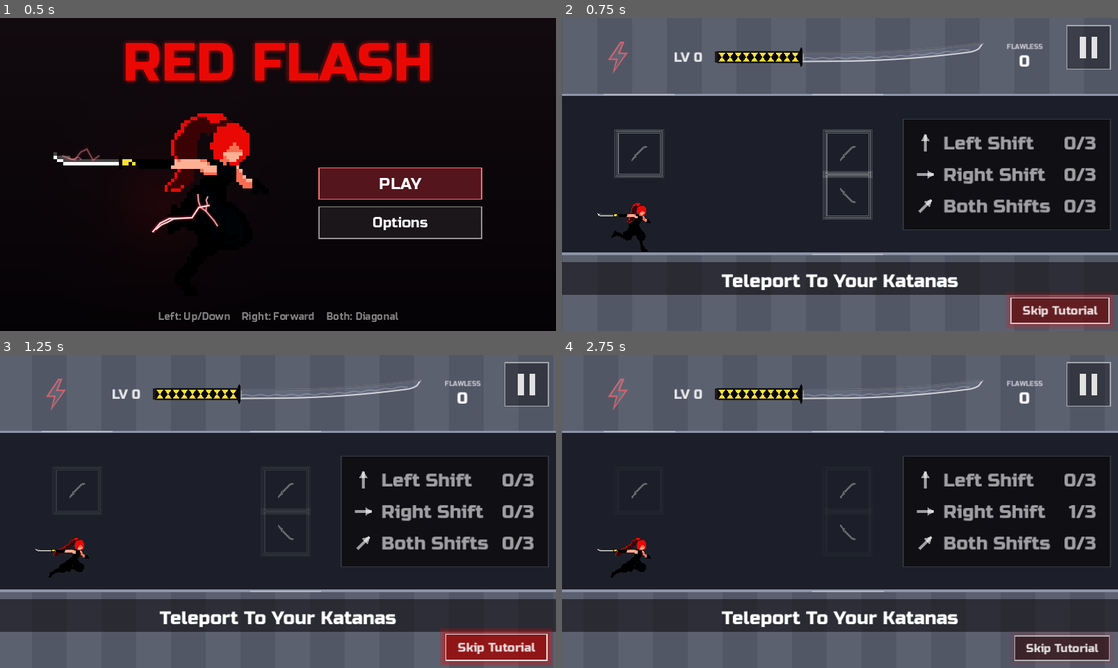
Above: before the commit, frames 1-4 (two rows, left to right).
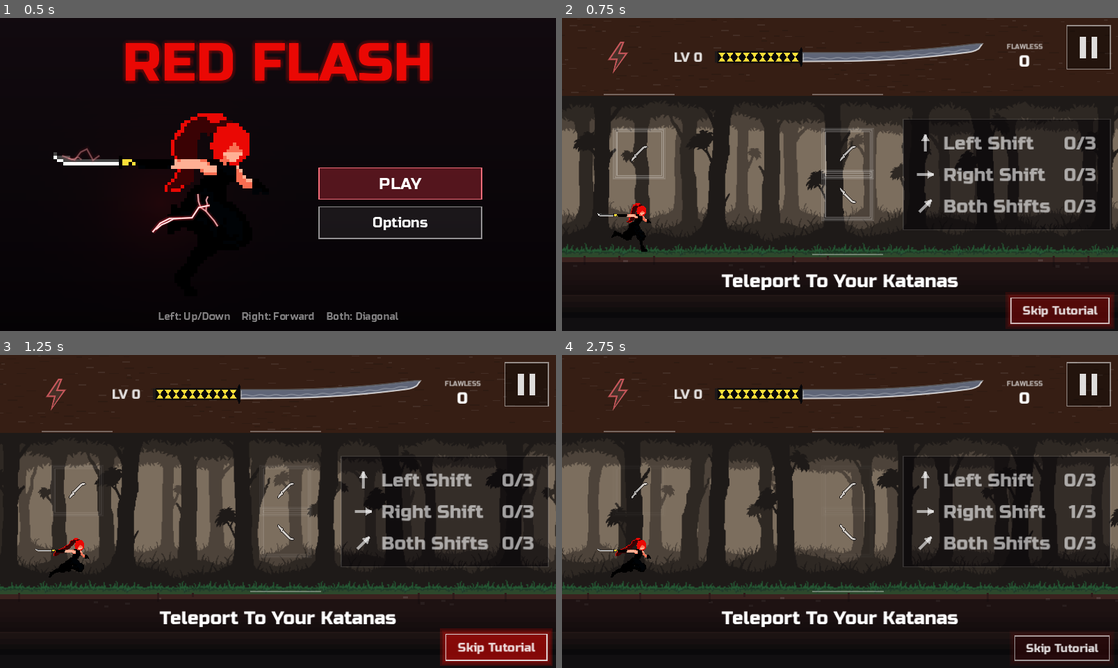
Above: after the commit, the same moments.

Repository: fredsbreads/game-off
Game: Godot game, scene res://scenes/main.tscn
Two runs of this game, one before a commit and one after it. Both use one fixed random seed, a clock stepped at 60 frames per second and the inputs below. Sound files missing from this copy of the repository are replaced by a short silence.
Inputs (mouse positions are in pixels of both pictures, inside the frame that each line leads up to):
- Up to frame 1 (0.5 s): no input
- Up to frame 2 (0.75 s): tap Enter at 0.5 s; move the mouse to (962, 158) at 0.52 s; hold Right from 0.53 s (still down); hold J (tp_vertical) from 0.53 s (still down); click (962, 158) at 0.67 s
- Up to frame 3 (1.25 s): keep holding Right; keep holding J (tp_vertical); tap Space at 0.77 s
- Up to frame 4 (2.75 s): move the mouse to (728, 527) at 1.27 s; release Right at 1.28 s; release J (tp_vertical) at 1.28 s; hold Down 1.28-2.03 s; tap Shift at 1.35 s; tap Space at 1.52 s; move the mouse to (895, 442) at 2.02 s; hold Right from 2.03 s (still down); tap Enter at 2.1 s

Frame 1 is identical in both runs. In frame 2, 65% of the frame differs, in the area x 0-100%, y 0-100%; in frame 3, 65%; in frame 4, 67%.

Commit message:
Forest background (sepia parallax, earth floor and grass, wooden ceiling, darker freeze, outlined katanas); Options: Background Forest / Simple

Diff:
--- a/scripts/freeze_effect.gd
+++ b/scripts/freeze_effect.gd
@@ -5,6 +5,10 @@
 ## the player and the lit landing markers stay in full colour.
 
 const SHADER := preload("res://shaders/freeze.gdshader")
+## How dark the grey goes: the forest background's sepia needs it darker to
+## read as stopped time.
+const SIMPLE_DARKEN := 0.75
+const FOREST_DARKEN := 0.62
 
 var _rect: ColorRect
 var _material: ShaderMaterial
@@ -34,5 +38,6 @@
 	if Time.get_ticks_msec() < _warm_until and invert <= 0.0 and grey <= 0.0:
 		grey = 0.002
 	_rect.visible = invert > 0.0 or grey > 0.0
+	_material.set_shader_parameter("grey_darken", FOREST_DARKEN if Settings.forest() else SIMPLE_DARKEN)
 	_material.set_shader_parameter("invert", invert)
 	_material.set_shader_parameter("grey", grey)
--- a/scripts/level.gd
+++ b/scripts/level.gd
@@ -17,6 +17,28 @@
 const GROUND_TOP := Color(0.55, 0.58, 0.66)
 const SPIKE_COLOR := Color(0.85, 0.85, 0.9)
 const SIGN_COLOR := Color(0.6, 0.62, 0.7, 0.6)
+
+# The forest background (Settings.background "forest"): a night-forest
+# parallax recoloured a muted sepia (assets/backgrounds/forest, far to near),
+# trimmed and scaled so its forest floor sits on the floor and its canopy's
+# edge at the ceiling; earth under the floor, grass along it; a wooden ceiling
+# above. Muted so she and the enemies stand out on it.
+const FOREST_LAYERS := [
+	preload("res://assets/backgrounds/forest/0.png"), preload("res://assets/backgrounds/forest/1.png"),
+	preload("res://assets/backgrounds/forest/2.png"), preload("res://assets/backgrounds/forest/3.png"),
+]
+const FOREST_GRASS := preload("res://assets/backgrounds/forest/grass.png")
+const FOREST_FLOOR_ROW := 300.0   # the art's forest floor (its pixel row): on the floor
+const FOREST_TOP_ROW := 95.0      # the canopy's edge: at the ceiling
+const FOREST_PARALLAX := Vector2(0.06, 0.4)   # how much the farthest and nearest layers move with her
+const EARTH := Color(0.22, 0.11, 0.09)
+const EARTH_DEPTH := 40.0         # the earth band, then a fade into the dark
+const EARTH_DARK := Color(0.04, 0.03, 0.03)
+const TURF := Color(0.16, 0.28, 0.15)   # the floor's top edge, under the grass
+const TURF_H := 8.0
+const GRASS_TINT := Color(1.45, 1.0, 0.5)   # the grass art's teal, to a muted olive
+const WOOD := Color(0.21, 0.12, 0.08)       # the ceiling and everything above it
+const FLOOR_VEIL := Color(0.32, 0.34, 0.40, 0.1)
 
 var start_x := 0.0
 var tiles := PackedByteArray()
@@ -413,12 +435,16 @@
 	var bottom := gy + _view_size.y + 64.0  # comfortably past the bottom of any screen
 	var first := int(floor(_view_left / t)) - 1
 	var last := first + int(_view_size.x / t) + 3
+	var forest := Settings.forest()
+	if forest:
+		_draw_forest(bottom)
 
 	for i in range(first, last + 1):
 		var x0 := i * t
 		var tile := tile_at(i)
-		draw_rect(Rect2(x0, gy, t, bottom - gy), GROUND_A if i % 2 == 0 else GROUND_B)
-		draw_rect(Rect2(x0, gy, t, 4), GROUND_TOP)
+		if not forest:
+			draw_rect(Rect2(x0, gy, t, bottom - gy), GROUND_A if i % 2 == 0 else GROUND_B)
+			draw_rect(Rect2(x0, gy, t, 4), GROUND_TOP)
 		if tile == Rules.Tile.SPIKES:
 			for s in 2:
 				var sx := x0 + s * t * 0.5
@@ -430,6 +456,8 @@
 	var cy := Rules.CEILING_Y
 	var roof := cy - _view_size.y - 64.0
 	for i in range(first, last + 1):
+		if forest:
+			break   # (the forest has its own: _draw_forest)
 		var x0 := i * t
 		draw_rect(Rect2(x0, roof, t, cy - roof), GROUND_A if i % 2 == 0 else GROUND_B)
 		draw_rect(Rect2(x0, cy - 4, t, 4), GROUND_TOP)
@@ -446,6 +474,63 @@
 		draw_string(font, Vector2(sx + 6, gy - 76), "%d m" % (n * SIGN_EVERY), HORIZONTAL_ALIGNMENT_LEFT, -1, 18, SIGN_COLOR)
 
 
+## The forest background (see FOREST_LAYERS): the trees, the floor's earth
+## and grass, the wooden ceiling.
+func _draw_forest(bottom: float) -> void:
+	var gy := Rules.GROUND_Y
+	var cy := Rules.CEILING_Y
+	var vl := _view_left
+	var x0 := vl - Rules.TILE
+	var wide := _view_size.x + 2.0 * Rules.TILE
+	# The trees: each layer looping sideways, the nearer ones moving more.
+	var sc := (gy - cy) / (FOREST_FLOOR_ROW - FOREST_TOP_ROW)
+	for i in FOREST_LAYERS.size():
+		var tex: Texture2D = FOREST_LAYERS[i]
+		var p := lerpf(FOREST_PARALLAX.x, FOREST_PARALLAX.y, float(i) / (FOREST_LAYERS.size() - 1))
+		var w := tex.get_width() * sc
+		var x := vl - fposmod(vl * p, w)
+		for j in int(ceil((_view_size.x + w) / w)) + 1:
+			draw_texture_rect(tex, Rect2(x + j * w, gy - FOREST_FLOOR_ROW * sc, w, tex.get_height() * sc), false)
+	# The floor: a band of earth fading into the dark, turf along its top.
+	draw_rect(Rect2(x0, gy, wide, EARTH_DEPTH), EARTH)
+	for k in 8:
+		draw_rect(Rect2(x0, gy + EARTH_DEPTH + k * 10.0, wide, 10.0), EARTH.darkened(0.12 * (k + 1)))
+	draw_rect(Rect2(x0, gy + EARTH_DEPTH + 80.0, wide, bottom - gy), EARTH_DARK)
+	draw_rect(Rect2(x0, gy, wide, TURF_H), TURF)
+	# Stones and roots in it, fixed to the world (they scroll with it).
+	var first_cell := int(floor(vl / 32.0)) - 1
+	for i in range(first_cell, first_cell + int(_view_size.x / 32.0) + 3):
+		var h := absi((i * 73856093) ^ 19349663) % 1000
+		if h % 3 == 0:
+			var sy := gy + 12.0 + float((h / 20) % int(EARTH_DEPTH - 22.0))
+			draw_rect(Rect2(i * 32.0 + float(h % 20), sy, 8.0 + float(h % 3) * 4.0, 4.0), EARTH.lightened(0.12))
+		if h % 5 == 1:
+			draw_rect(Rect2(i * 32.0 + 6.0, gy + 6.0, 4.0, 8.0 + float(h % 4) * 4.0), EARTH.darkened(0.25))
+	# Grass along the floor (drawn at twice its size, as the characters are).
+	var gw := FOREST_GRASS.get_width() * 2.0
+	var gx := vl - fposmod(vl, gw)
+	for j in int(_view_size.x / gw) + 3:
+		draw_texture_rect(FOREST_GRASS, Rect2(gx + j * gw, gy - 36.0, gw, FOREST_GRASS.get_height() * 2.0), false, GRASS_TINT)
+	draw_rect(Rect2(x0, gy, wide, bottom - gy), FLOOR_VEIL)
+	# The ceiling: plain wood from the ceiling up behind the top bar, with
+	# faint short fibres scattered in it (fixed to the world).
+	var roof := cy - _view_size.y - 64.0
+	draw_rect(Rect2(x0, roof, wide, cy - roof), WOOD)
+	var fc := 22.0
+	var f0 := floorf(x0 / fc) * fc - fc
+	var n := 0
+	while f0 + n * fc < x0 + wide + fc:
+		var fx := f0 + n * fc
+		var col := int(fx / fc)
+		for row in 19:
+			var h := absi((col * 73856093) ^ (row * 19349663)) % 1000
+			if h % 3 != 0:
+				continue
+			var tone := WOOD.lightened(0.07) if h % 2 == 0 else WOOD.darkened(0.12)
+			draw_rect(Rect2(fx + float(h % 13), cy - 8.0 - row * 10.0 - float((h / 13) % 6), 6.0 + float(h % 4) * 4.0, 2.0), tone)
+		n += 1
+
+
 ## Adds an enemy during play (the Shadow's remnants), in the same group of
 ## enemies as `with` (so it goes when that group's rebuilt or pruned).
 func add_enemy(e: Enemy, with: Enemy) -> void:
--- a/scripts/main.gd
+++ b/scripts/main.gd
@@ -1329,6 +1329,12 @@
 		# recolour them now, so a colour picked over the game shows at once.
 		player._update_markers(0.0)
 		player.queue_redraw()
+	if key == "background" or key == "reset":
+		# The world's drawn when the camera moves, which stops while paused:
+		# redraw it now, so the background picked over the game shows at once.
+		level.queue_redraw()
+		hud._top.queue_redraw()
+		player._update_markers(0.0)
 	if key == "sfx" or key == "reset":
 		_clash_sound.pitch_scale = 1.0
 		_clash_sound.play()
--- a/scripts/options_menu.gd
+++ b/scripts/options_menu.gd
@@ -33,6 +33,7 @@
 	{"key": "sfx", "label": "Sound Effects"},
 	{"key": "shake", "label": "Camera Shake & Zoom"},   # (screen shake and the camera's zooms in)
 	{"key": "flashes", "label": "Screen Flashes"},
+	{"key": "background", "label": "Background"},
 	{"action": "reset", "label": "Reset To Defaults"},
 	{"action": "back", "label": "Back"},
 ]
@@ -138,7 +139,7 @@
 	if at == -1:   # (a saved value between steps: the nearest one)
 		at = _nearest(values, Settings.get_value(key))
 	# Colours, flashes and shake go round; volumes stop at their ends.
-	var to := posmod(at + dir, values.size()) if key in ["colour", "rainbow", "flashes", "shake"] else clampi(at + dir, 0, values.size() - 1)
+	var to := posmod(at + dir, values.size()) if key in ["colour", "rainbow", "flashes", "shake", "background"] else clampi(at + dir, 0, values.size() - 1)
 	if to == at:
 		return
 	Settings.set_value(key, values[to])
@@ -155,6 +156,7 @@
 		"music", "sfx": return STEPS_VOLUME
 		"shake": return STEPS_SHAKE
 		"flashes": return [0.0, Settings.FLASH_SOFT, 1.0]   # None, Soft, Full
+		"background": return ["forest", "simple"]
 	return []
 
 
@@ -181,6 +183,8 @@
 			return "Off" if float(v) <= 0.001 else "%d%%" % roundi(float(v) * 100.0)
 		"flashes":
 			return "Full" if float(v) >= 0.99 else ("None" if float(v) <= 0.001 else "Soft")
+		"background":
+			return "Simple" if v == "simple" else "Forest"
 	return ""
 
 
--- a/scripts/player.gd
+++ b/scripts/player.gd
@@ -106,6 +106,8 @@
 # "your move" freeze the red drains toward the tip as the time to act runs out.
 const MARKER_READY := Color(1, 1, 1, 0.32)      # plain, can teleport
 const MARKER_COOLDOWN := Color(1, 1, 1, 0.12)   # plain, in the cooldown
+const MARKER_FOREST := Color(1, 1, 1, 0.65)      # plain on the forest background (it's outlined there too)
+const MARKER_OUTLINE := Color(0.06, 0.05, 0.05, 0.9)
 const MARKER_LIT := Color(0.95, 0.15, 0.2, 1.0) # an enemy is in this teleport's kill zone
 const MARKER_KATANA := preload("res://assets/sprites/kunoichi_sword_diagonal.png")  # hilt top-left, tip bottom-right
 const MARKER_KATANA_SCALE := 1.25
@@ -183,6 +185,11 @@
 		m.texture_filter = CanvasItem.TEXTURE_FILTER_NEAREST
 		var mat := ShaderMaterial.new()
 		mat.shader = MARKER_SHADER
+		# (Padded by 2 pixels: room for the outline the forest background gives it.)
+		var img := MARKER_KATANA.get_image()
+		var padded := Image.create(img.get_width() + 4, img.get_height() + 4, false, Image.FORMAT_RGBA8)
+		padded.blit_rect(img, Rect2i(Vector2i.ZERO, img.get_size()), Vector2i(2, 2))
+		m.texture = ImageTexture.create_from_image(padded)
 		m.material = mat
 		add_child(m)
 		_markers.append(m)
@@ -707,6 +714,9 @@
 	var t := Rules.TILE
 	var gap := Rules.ROW_GAP * t
 	var plain := MARKER_READY if cooldown == 0 else MARKER_COOLDOWN
+	var forest := Settings.forest()
+	if forest:   # (on the forest: brighter, with a dark outline)
+		plain = Color(MARKER_FOREST, MARKER_FOREST.a * (1.0 if cooldown == 0 else 0.4))
 	var s := MARKER_KATANA_SCALE
 	for i in 3:
 		var m := _markers[i]
@@ -729,6 +739,7 @@
 		_marker_lit_mix[i] = 1.0 if lit else lerpf(float(_marker_lit_mix[i]), 0.0, 1.0 - exp(-MARKER_COLOUR_RATE * delta))
 		var mat := m.material as ShaderMaterial
 		mat.set_shader_parameter("plain", plain)
+		mat.set_shader_parameter("outline", MARKER_OUTLINE if forest else Color(0, 0, 0, 0))
 		mat.set_shader_parameter("lit", MARKER_LIT)
 		mat.set_shader_parameter("lit_mix", _marker_lit_mix[i])
 		mat.set_shader_parameter("fill", marker_fill if lit else 1.0)
--- a/scripts/settings.gd
+++ b/scripts/settings.gd
@@ -22,7 +22,17 @@
 ## offered once she's had it): off = she keeps her flawless colour.
 static var rainbow := true
 
-const DEFAULTS := {"colour": "default", "rainbow": true, "music": 1.0, "sfx": 1.0, "shake": 1.0, "flashes": 1.0}
+## The background (the "Background" option): "forest" (the sepia forest,
+## wooden ceiling and earth floor) or "simple" (plain bands, as the game
+## first looked).
+static var background := "forest"
+
+const DEFAULTS := {"colour": "default", "rainbow": true, "music": 1.0, "sfx": 1.0, "shake": 1.0, "flashes": 1.0, "background": "forest"}
+
+
+## True with the forest background picked (else the simple one).
+static func forest() -> bool:
+	return background != "simple"
 
 
 ## True once she's reached the rainbow in any run (kept in the save file):
@@ -44,6 +54,7 @@
 	sfx = float(cfg.get_value("settings", "sfx", DEFAULTS["sfx"]))
 	shake = float(cfg.get_value("settings", "shake", DEFAULTS["shake"]))
 	flashes = float(cfg.get_value("settings", "flashes", DEFAULTS["flashes"]))
+	background = String(cfg.get_value("settings", "background", DEFAULTS["background"]))
 	apply()
 
 
@@ -70,6 +81,7 @@
 		"sfx": return sfx
 		"shake": return shake
 		"flashes": return flashes
+		"background": return background
 	return null
 
 
@@ -81,6 +93,7 @@
 		"sfx": sfx = float(value)
 		"shake": shake = float(value)
 		"flashes": flashes = float(value)
+		"background": background = String(value)
 
 
 ## Puts every setting into effect.
--- a/scripts/top_bar.gd
+++ b/scripts/top_bar.gd
@@ -406,6 +406,8 @@
 
 func _draw_blade() -> void:
 	var w := BLADE.x
+	if Settings.forest():   # (solid underneath, the grey it sat on in the simple look: no wood shows through)
+		_fill(0.0, w, Color(0.34, 0.36, 0.42))
 	_fill(0.0, w, EMPTY)
 	if not _result.is_empty():
 		_draw_result()
--- a/shaders/marker.gdshader
+++ b/shaders/marker.gdshader
@@ -9,14 +9,26 @@
 uniform vec4 lit : source_color = vec4(0.95, 0.15, 0.2, 1.0);
 uniform float fill = 0.0;
 uniform float lit_mix = 1.0;   // eases the lit part between plain (0) and lit (1)
+uniform vec4 outline : source_color = vec4(0.0);   // a dark edge round the katana (alpha 0: none; the forest background has one)
 
 void fragment() {
 	float a = texture(TEXTURE, UV).a;
 	if (a == 0.0) {
-		discard;
+		float near = 0.0;
+		if (outline.a > 0.0) {
+			vec2 px = TEXTURE_PIXEL_SIZE;
+			near = max(max(texture(TEXTURE, UV + vec2(px.x, 0.0)).a, texture(TEXTURE, UV - vec2(px.x, 0.0)).a),
+					max(texture(TEXTURE, UV + vec2(0.0, px.y)).a, texture(TEXTURE, UV - vec2(0.0, px.y)).a));
+		}
+		if (near == 0.0) {
+			discard;
+		}
 	}
 	// The image (the diagonal sword) has the hilt at the top and the tip at
 	// the bottom.
 	COLOR = UV.y >= 1.0 - fill ? mix(plain, lit, lit_mix) : plain;
 	COLOR.rgb = accent(COLOR.rgb, SCREEN_UV.x);
+	if (a == 0.0) {
+		COLOR = outline;   // (the edge round it)
+	}
 }
Binary file added: assets/backgrounds/forest/0.png
Not shown, added: assets/backgrounds/forest/0.png.import
Binary file added: assets/backgrounds/forest/1.png
Not shown, added: assets/backgrounds/forest/1.png.import
Binary file added: assets/backgrounds/forest/2.png
Not shown, added: assets/backgrounds/forest/2.png.import
Binary file added: assets/backgrounds/forest/3.png
Not shown, added: assets/backgrounds/forest/3.png.import
Binary file added: assets/backgrounds/forest/grass.png
Not shown, added: assets/backgrounds/forest/grass.png.import
